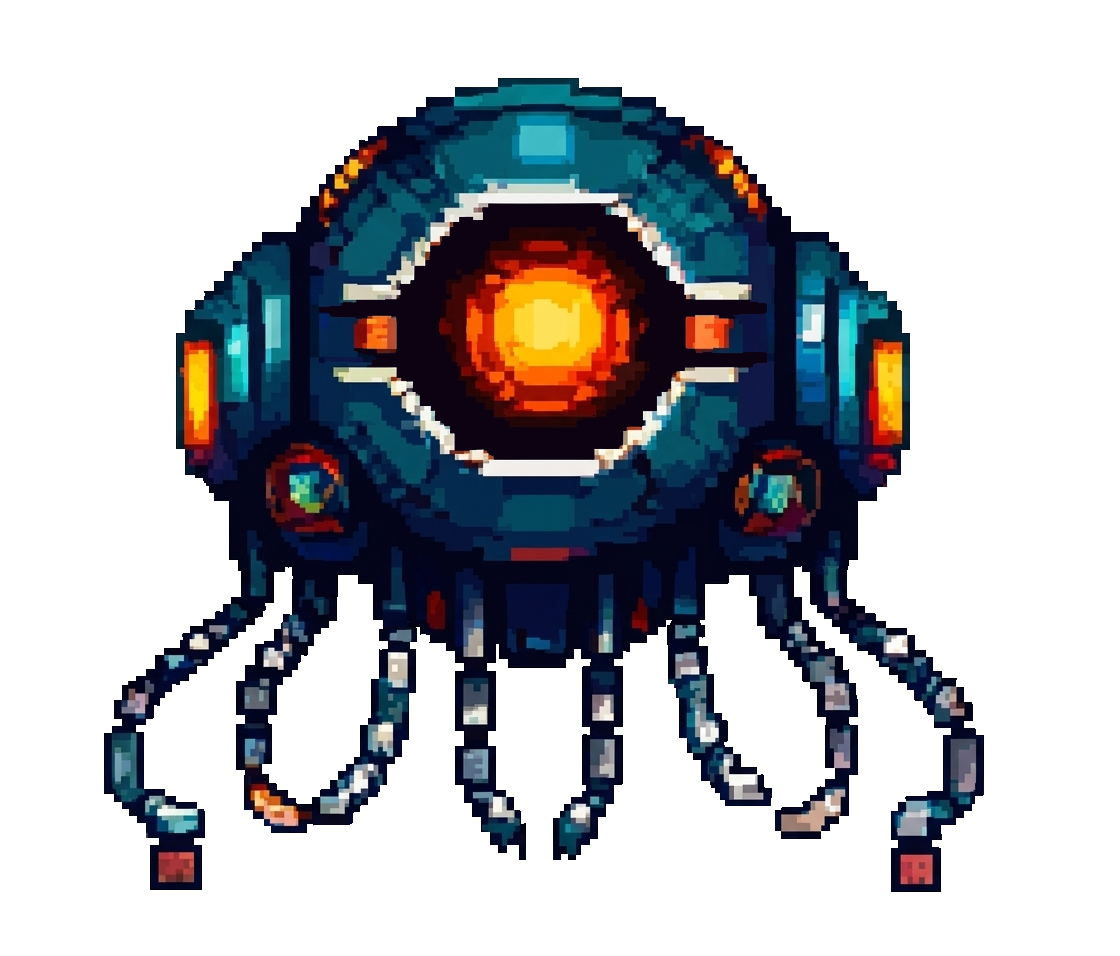
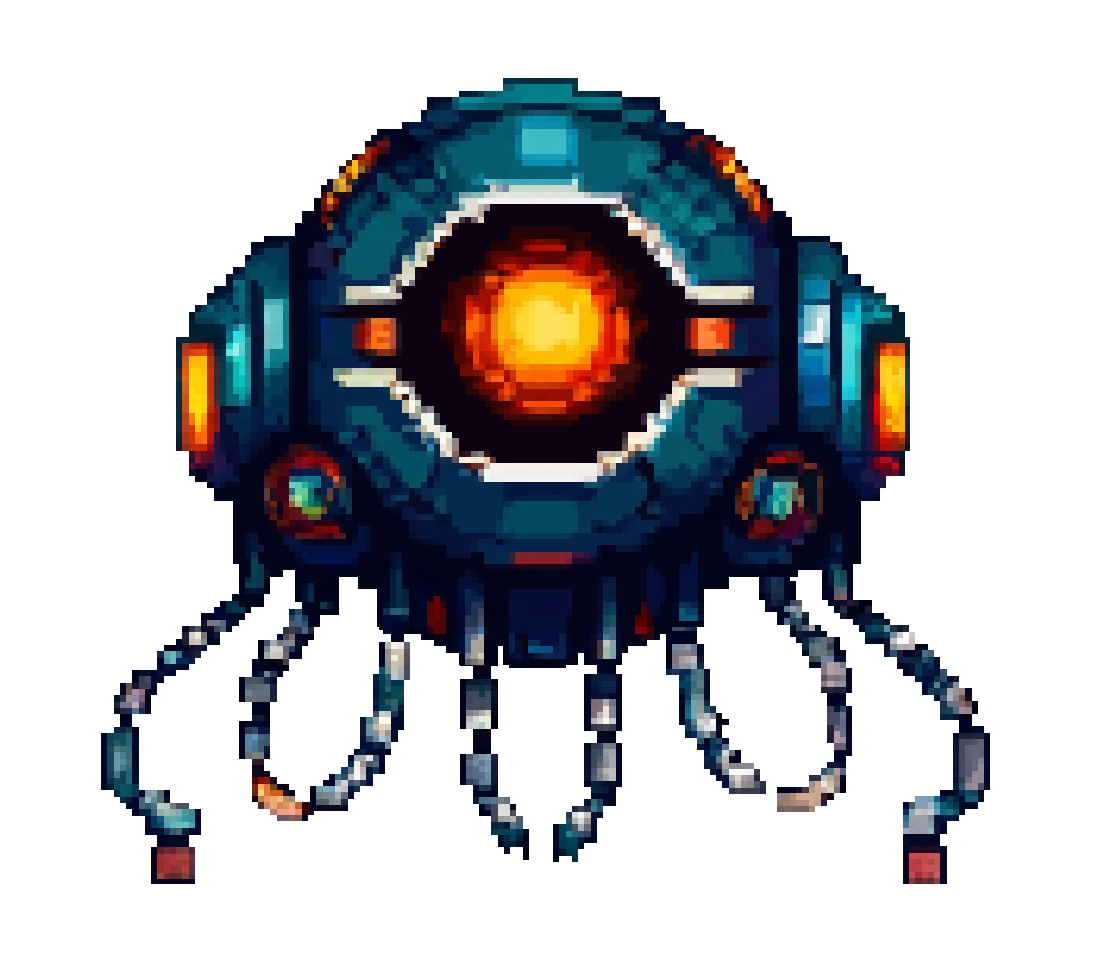
Before/after of a 1120px x 956px layered artwork. What changed in the layer stack:
painted on "Eye" over [436, 226, 652, 429]
painted on "Body" over [176, 78, 910, 668]
painted on "Tentacle8" over [802, 544, 990, 892]
painted on "Tentacle7" over [746, 537, 858, 839]
painted on "Tentacle6" over [666, 600, 772, 806]
painted on "Tentacle5" over [553, 563, 623, 862]
painted on "Tentacle4" over [455, 562, 529, 860]
painted on "Tentacle3" over [310, 612, 417, 826]
painted on "Tentacle2" over [236, 571, 339, 833]
painted on "Tentacle1" over [101, 550, 274, 890]
